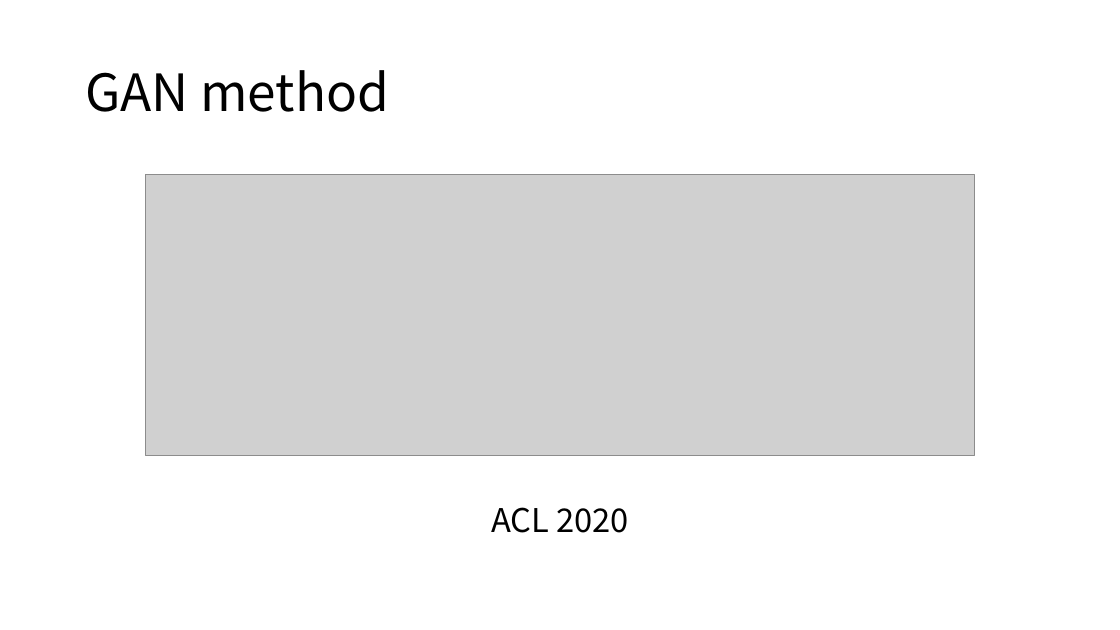
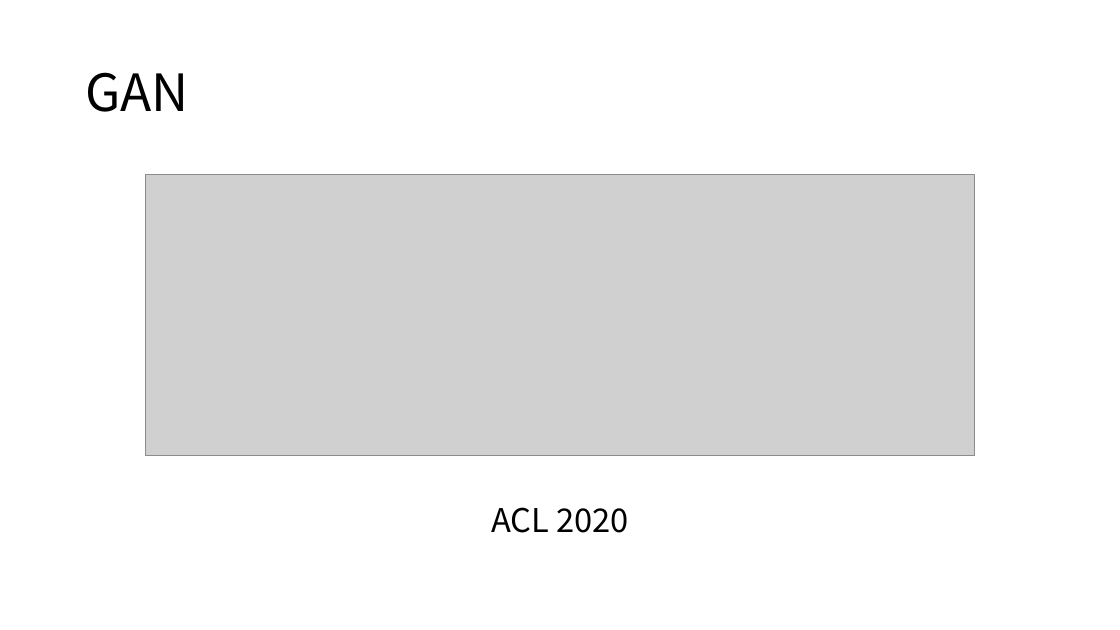
Before and after one commit to namespace-Pt/Topical, a slide deck: slide 17 of docs/Topic Modeling.pptx. Drawn at 1120x630 pixels with LibreOffice and Linux fonts; fonts in the diff are those of the drawing; grey boxes stand for pictures. Boxes give left, top, right and bottom in pixels: in the first picture for what was removed or moved away, otherwise in the second. Text is boxed around its words. In the diff, an @@ line names an element or a change of style, - is before the commit and + after.

```diff
--- a/docs/Topic Modeling.pptx
+++ b/docs/Topic Modeling.pptx
@@ title at bbox=[85, 72, 188, 112]: text changed @@
-GAN method
+GAN
```
Also in this commit, not shown: 7 other slides changed, 7 slides added, 3 slides removed, 1 other file.
